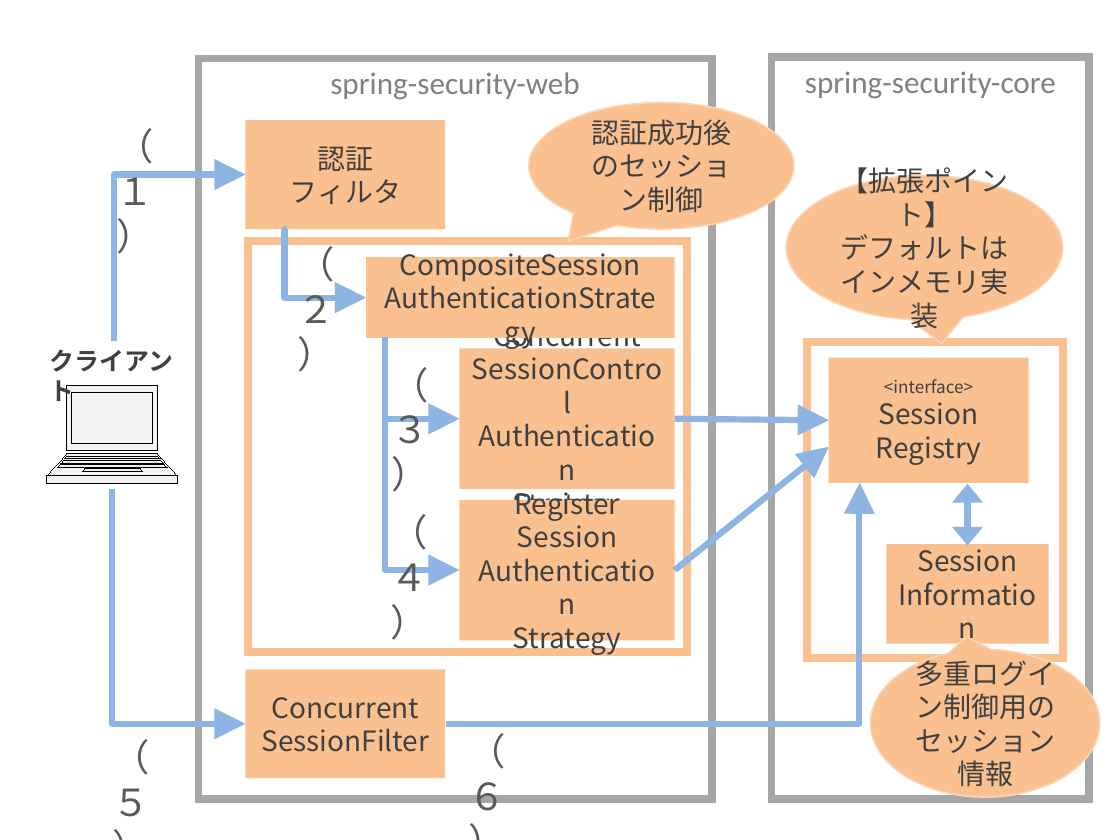
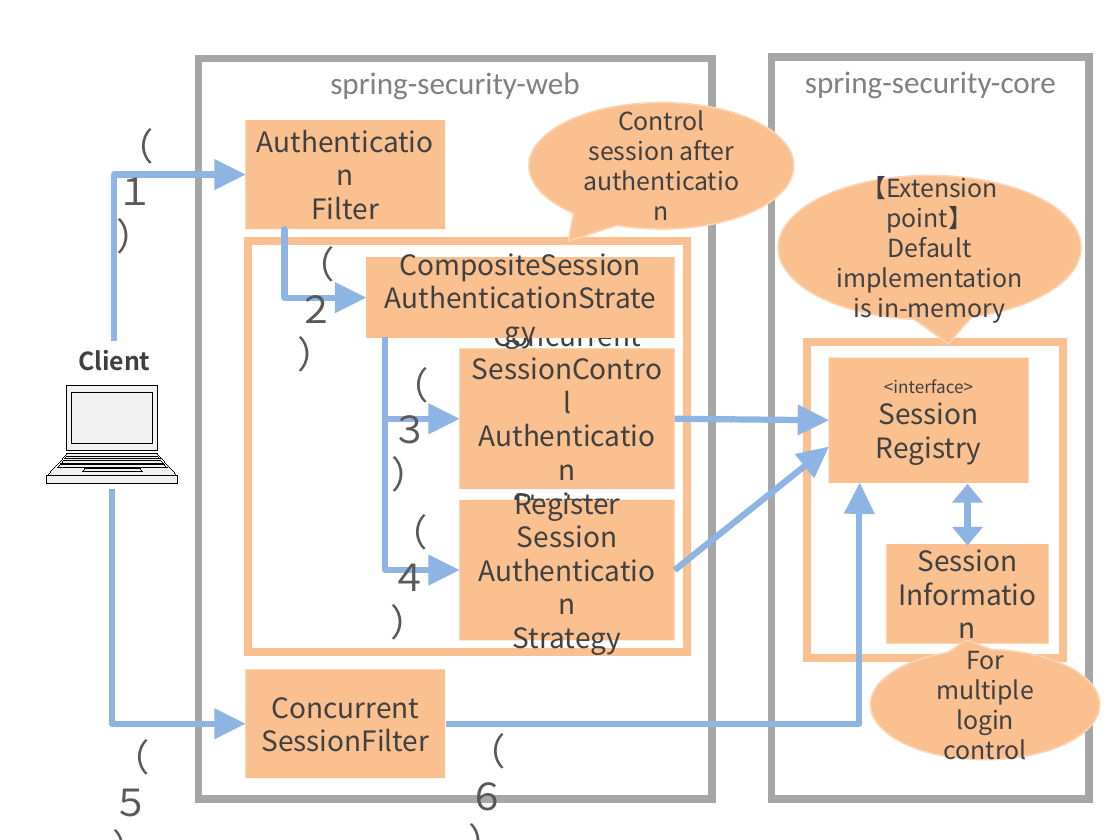
Before and after one commit to ynojima/guideline, a slide deck: slide 1 of source/Security/images_SessionManagement/SpringSecuritySessionManagement.pptx. Drawn at 1120x840 pixels with LibreOffice and Linux fonts; fonts in the diff are those of the drawing. Boxes give left, top, right and bottom in pixels: in the first picture for what was removed or moved away, otherwise in the second. Text is boxed around its words. In the diff, an @@ line names an element or a change of style, - is before the commit and + after.

```diff
--- a/source/Security/images_SessionManagement/SpringSecuritySessionManagement.pptx
+++ b/source/Security/images_SessionManagement/SpringSecuritySessionManagement.pptx
@@ text in speech bubble at box(589, 110, 734, 161): text changed; size 18 to 16 pt @@
-認証成功後のセッション制御
+Control session after authentication
@@ speech bubble "【Extension point】": place and size @@
-speech bubble "【Extension point】" at box(786, 176, 1063, 320)
+speech bubble "【Extension point】" at box(778, 176, 1082, 320)
@@ text in speech bubble at box(836, 172, 1023, 323): text changed; size 18 to 16 pt @@
-【拡張ポイント】
-デフォルトはインメモリ実装
+【Extension point】
+Default implementation is in-memory
@@ text in rectangle at box(312, 196, 380, 220): text changed @@
-認証
-フィルタ
+Authentication
+Filter
@@ text at box(78, 350, 150, 371): text changed @@
-クライアント
+Client
@@ speech bubble "For multiple login control": place and size @@
-speech bubble "For multiple login control" at box(870, 650, 1100, 797)
+speech bubble "For multiple login control" at box(870, 650, 1100, 759)
@@ text in speech bubble at box(936, 644, 1033, 765): text changed; size 18 to 16 pt @@
-多重ログイン制御用の
-セッション
-情報
+For multiple login control
```
Also in this commit, not shown: 14 other files.
